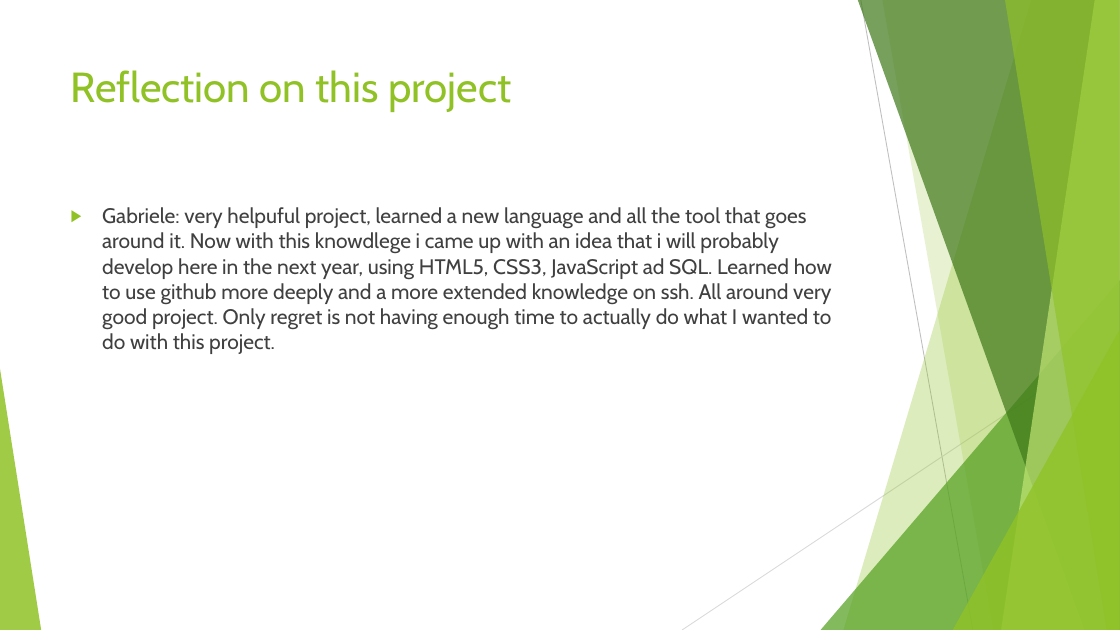
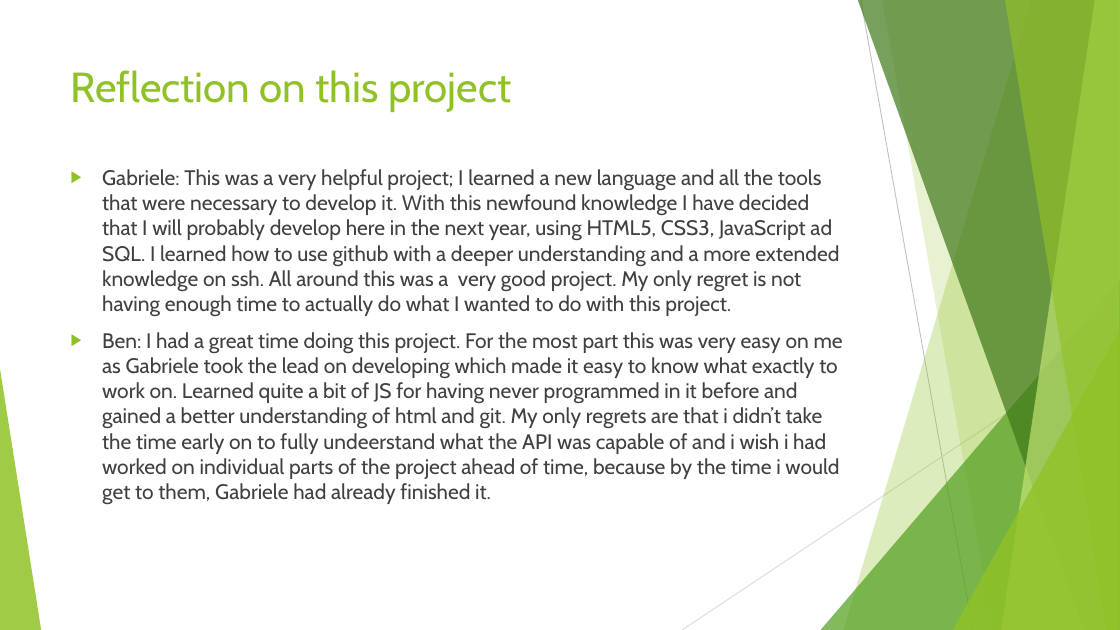
Before and after one commit to gabrielechiossi/CS-3560-PROJECT, a slide deck: slide 8 of Final Milestone.pptx. Drawn at 1120x630 pixels with LibreOffice and Linux fonts; fonts in the diff are those of the drawing. Boxes give left, top, right and bottom in pixels: in the first picture for what was removed or moved away, otherwise in the second. Text is boxed around its words. In the diff, an @@ line names an element or a change of style, - is before the commit and + after.

Commit message:
Edited spelling

```diff
--- a/Final Milestone.pptx
+++ b/Final Milestone.pptx
@@ text at box(102, 169, 843, 505): text changed @@
-▶ Gabriele: very helpuful project, learned a new language and all the tool that goes around it. Now with this knowdlege i came up with an idea that i will probably develop here in the next year, using HTML5, CSS3, JavaScript ad SQL. Learned how to use github more deeply and a more extended knowledge on ssh. All around very good project. Only regret is not having enough time to actually do what I wanted to do with this project.
+▶ Gabriele: This was a very helpful project; I learned a new language and all the tools that were necessary to develop it. With this newfound knowledge I have decided that I will probably develop here in the next year, using HTML5, CSS3, JavaScript ad SQL. I learned how to use github with a deeper understanding and a more extended knowledge on ssh. All around this was a very good project. My only regret is not having enough time to actually do what I wanted to do with this project.
+▶ Ben: I had a great time doing this project. For the most part this was very easy on me as Gabriele took the lead on developing which made it easy to know what exactly to work on. Learned quite a bit of JS for having never programmed in it before and gained a better understanding of html and git. My only regrets are that i didn’t take the time early on to fully undeerstand what the API was capable of and i wish i had worked on individual parts of the project ahead of time, because by the time i would get to them, Gabriele had already finished it.
```
Also in this commit, not shown: 5 other slides changed.
